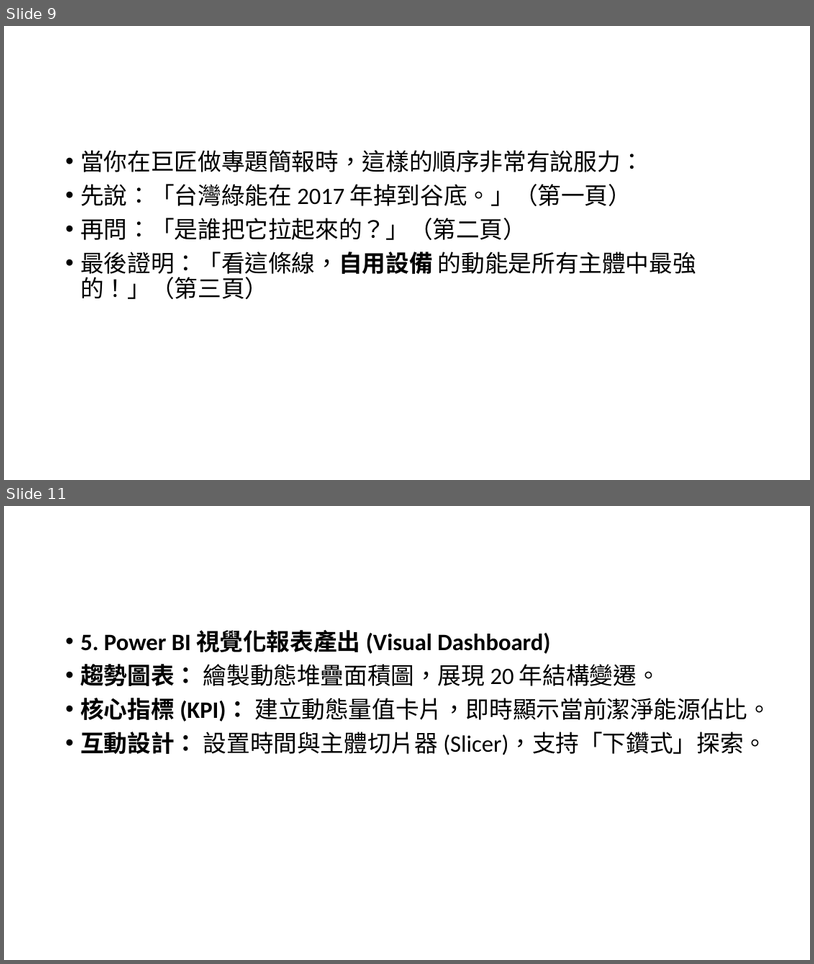
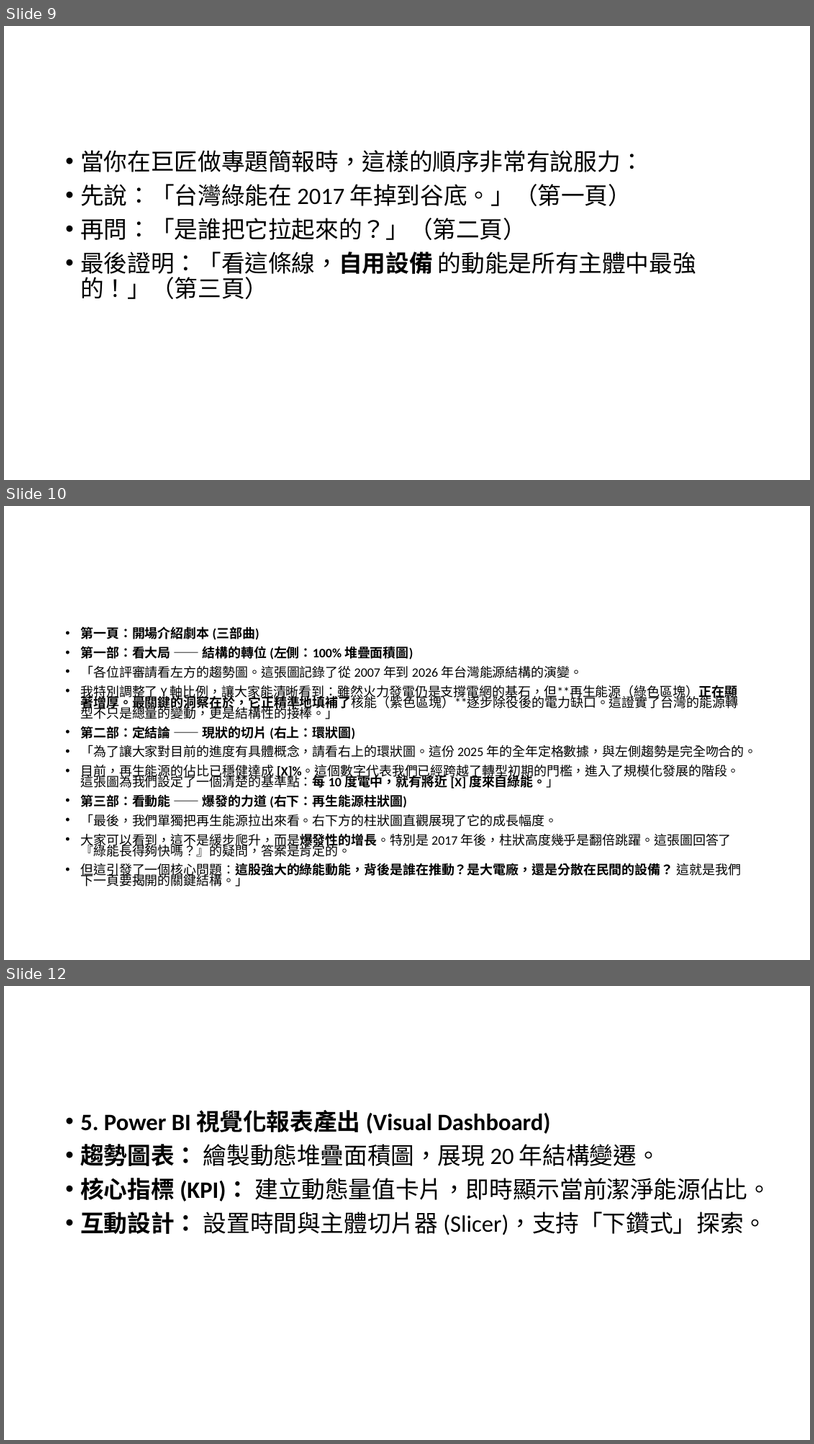
Before and after one commit to ericschu2022-ai/Final_Project, a slide deck: 《誰在推動綠能？——.pptx. Shown one above the other, each under a label of ours: slides 9 and 11 before the commit, slides 9, 10 and 12 after it; the slides between them are not shown. The pictures are 814x964 and 814x1444 pixels, drawn with LibreOffice and Linux fonts; fonts in the diff are those of the drawing. Boxes give left, top, right and bottom in pixels: in the first picture for what was removed or moved away, otherwise in the second. Text is boxed around its words. In the diff, an @@ line names an element or a change of style, - is before the commit and + after.

```diff
--- a/《誰在推動綠能？——.pptx
+++ b/《誰在推動綠能？——.pptx
@@ slide 10 added at [4,506,810,960], background #FFFFFF @@
@@ text added at [80,626,757,886], 15.4 pt, text #000000 @@
+• 第一頁：開場介紹劇本 (三部曲)
+• 第一部：看大局 —— 結構的轉位 (左側：100% 堆疊面積圖)
+• 「各位評審請看左方的趨勢圖。這張圖記錄了從 2007 年到 2026 年台灣能源結構的演變。
+• 我特別調整了 Y 軸比例，讓大家能清晰看到：雖然火力發電仍是支撐電網的基石，但**再生能源（綠色區塊）正在顯著增厚。最關鍵的洞察在於，它正精準地填補了核能（紫色區塊）**逐步除役後的電力缺口。這證實了台灣的能源轉型不只是總量的變動，更是結構性的接棒。」
+• 第二部：定結論 —— 現狀的切片 (右上：環狀圖)
+• 「為了讓大家對目前的進度有具體概念，請看右上的環狀圖。這份 2025 年的全年定格數據，與左側趨勢是完全吻合的。
+• 目前，再生能源的佔比已穩健達成 [X]%。這個數字代表我們已經跨越了轉型初期的門檻，進入了規模化發展的階段。這張圖為我們設定了一個清楚的基準點：每 10 度電中，就有將近 [X] 度來自綠能。」
+• 第三部：看動能 —— 爆發的力道 (右下：再生能源柱狀圖)
+• 「最後，我們單獨把再生能源拉出來看。右下方的柱狀圖直觀展現了它的成長幅度。
+• 大家可以看到，這不是緩步爬升，而是爆發性的增長。特別是 2017 年後，柱狀高度幾乎是翻倍跳躍。這張圖回答了『綠能長得夠快嗎？』的疑問，答案是肯定的。
+• 但這引發了一個核心問題：這股強大的綠能動能，背後是誰在推動？是大電廠，還是分散在民間的設備？ 這就是我們下一頁要揭開的關鍵結構。」
@@ what was slide 11 is now slide 12 @@
```
Also in this commit, not shown: 1 slide changed, 3 other files.
